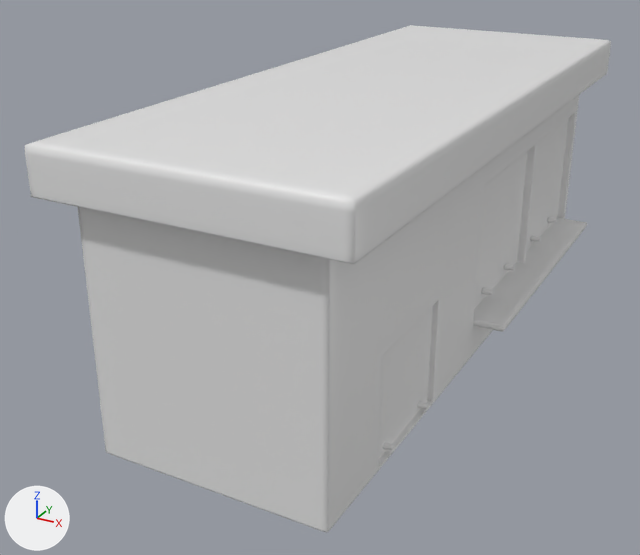
Renders of the Blender file Assets/Objects/1lvl/gas building 1.blend from each side of a commit.
Camera for both pictures: a 50 mm lens placed at (11.0, -24.5, 13.5), pointed at (-1.5, -1.9, 2.2). The axes (+X, +Y, +Z) are drawn at lower left. The lights are the same throughout.

Script lines for the objects in view, before the commit:
```python
mat_material = principled_material('Material')
mat_material.base_color = (0.8, 0.8, 0.8)  # white #e7e7e7
mat_material.roughness = 0.4
me_cube = bpy.data.meshes.new('Cube')
me_cube.from_pydata(...)  # 1578 vertices, 1534 faces; spans x -4.1..4.3, y -10.7..10.6, z 0.0..8.3
me_cube.polygons.foreach_set('use_smooth', [True] * 1534)
me_cube.materials.append(mat_material)  # white #e7e7e7
ob_cube = bpy.data.objects.new('Cube', me_cube)
ob_cube.location = (0.0, 0.0, 0.0)
_m = ob_cube.modifiers.new('Подразделения', 'SUBSURF')
_m.render_levels = 1
```
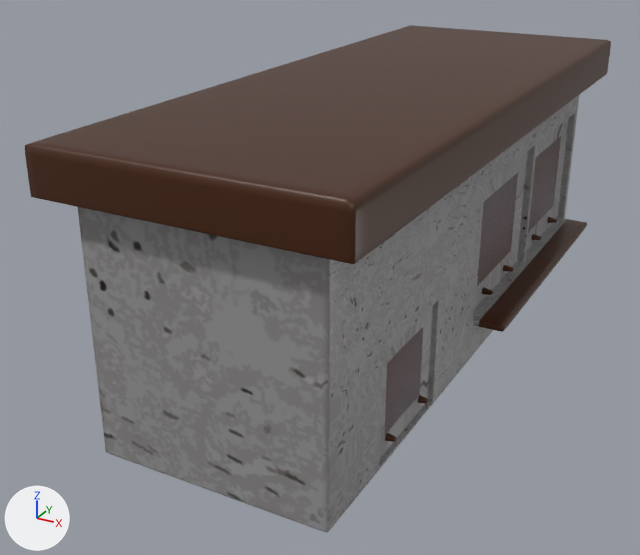
Where the newer file only moved an object's origin or applied its transform, the numbers keep the older frame.

Patch to the scene script:
```diff
--- a/Assets/Objects/1lvl/gas building 1.blend.py
+++ b/Assets/Objects/1lvl/gas building 1.blend.py
@@ img_cartoon_building_gas_texture_png @@
+img_cartoon_building_gas_texture_png = load_image('cartoon building gas texture.png', '../../Textures/Object textures/cartoon building gas texture.png', 1024, 1024, 'sRGB')
@@ mat_material @@
 mat_material = principled_material('Material')
-mat_material.base_color = (0.8, 0.8, 0.8)  # white #e7e7e7
+mat_material.texture = img_cartoon_building_gas_texture_png
 mat_material.roughness = 0.4
@@ me_cube @@
 # used by ob_cube; location = (0.0, 0.0, 0.0)
-me_cube.from_pydata(...)  # 1578 vertices, 1534 faces; spans x -4.1..4.3, y -10.7..10.6, z 0.0..8.3
+me_cube.from_pydata(...)  # 1606 vertices, 1557 faces; spans x -4.1..4.3, y -10.7..10.6, z 0.0..8.3
+# me_cube part 1: the loose piece of 28 vertices spanning x 3.1..3.4, y 0.6..0.9, z 1.6..1.9 is copied, and the copy is moved by (0.0, -7.4, -1.2); it spans x 3.1..3.4, y -6.7..-6.5, z 0.4..0.7
+# me_cube part 2: a new loose piece of 28 vertices spanning x 3.1..3.4, y 0.6..0.9, z 1.6..1.9, in mat_material (picture img_cartoon_building_gas_texture_png)
+# me_cube part 3: the loose piece of 28 vertices spanning x 3.1..3.4, y -6.9..-6.6, z 0.2..0.5 is deleted
+# me_cube part 4
+# 35 vertices are removed from x 3.1..3.4, y -4.5..6.2, z 0.3..1.9
+# 69 faces are deleted
+# 8 vertices in x 3.1..3.4, y -4.6..-4.4, z 0.3 move by (0.0, 0.0, 0.3)
+# 5 vertices in x 3.1..3.4, y 6.0..6.1, z 1.6..1.8 move by (0.0, 0.2, 0.0)
+# 5 vertices in x 3.1..3.4, y -4.6..-4.4, z 0.4 move by (0.0, 0.0, 0.1)
+# 20 vertices move from x 3.1..3.4, y -4.5..6.2, z 0.2..1.9 to x 3.1..3.4, y -4.5..6.4, z 0.5..1.9
+# 35 vertices are added at x 3.1..3.4, y -4.5..6.3, z 0.4..1.9
+# 69 new faces join them
+# me_cube part 5
+# 21 faces are deleted
+# 21 new faces join them
+# me_cube part 6: 1445 kept faces spanning x -4.1..4.3, y -10.7..10.6, z 0.0..8.3 get new texture (UV) coordinates
 me_cube.materials.append(mat_material)
```

Boxes [x1, y1, x2, y2] around the edits, measured in the pictures (640 x 555 px; the box of a moved part takes in the faces that stretch with it):
'Cube', surface changed, reshaped
    both: [25, 25, 611, 532]
part 1 of me_cube, added
    after: [385, 433, 397, 442]
part 2 of me_cube, added
    after: [482, 287, 493, 295]
part 3 of me_cube, deleted
    before: [383, 441, 394, 450]
part 4 of me_cube, moved or reshaped
    before: [417, 235, 540, 409]
    after: [418, 234, 541, 403]
part 5 of me_cube, moved or reshaped
    both: [547, 217, 557, 223]
part 6 of me_cube, surface changed
    both: [25, 25, 611, 532]
